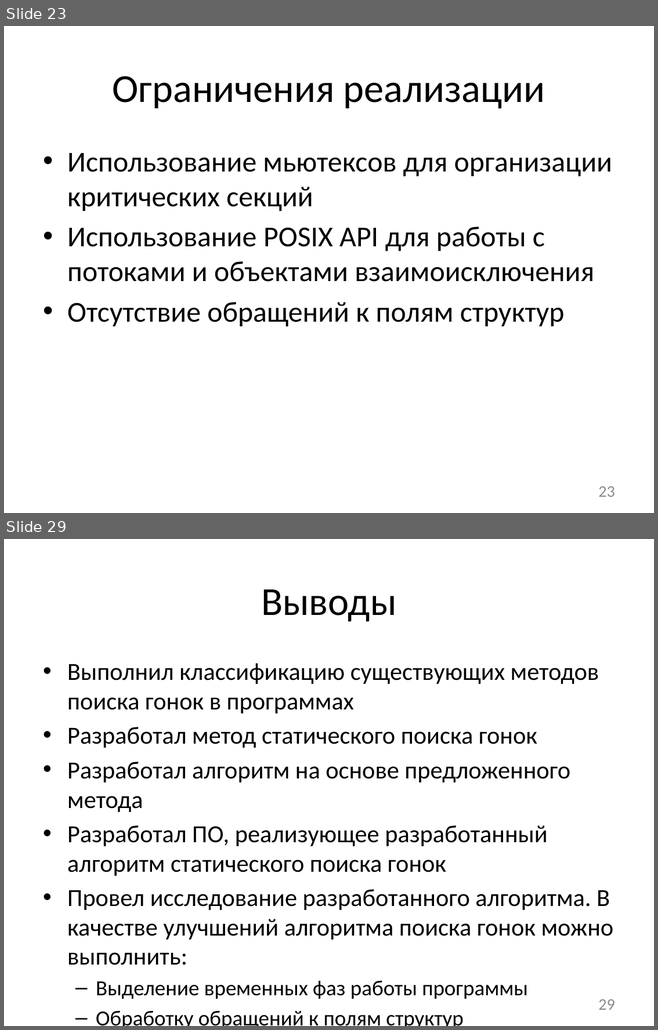
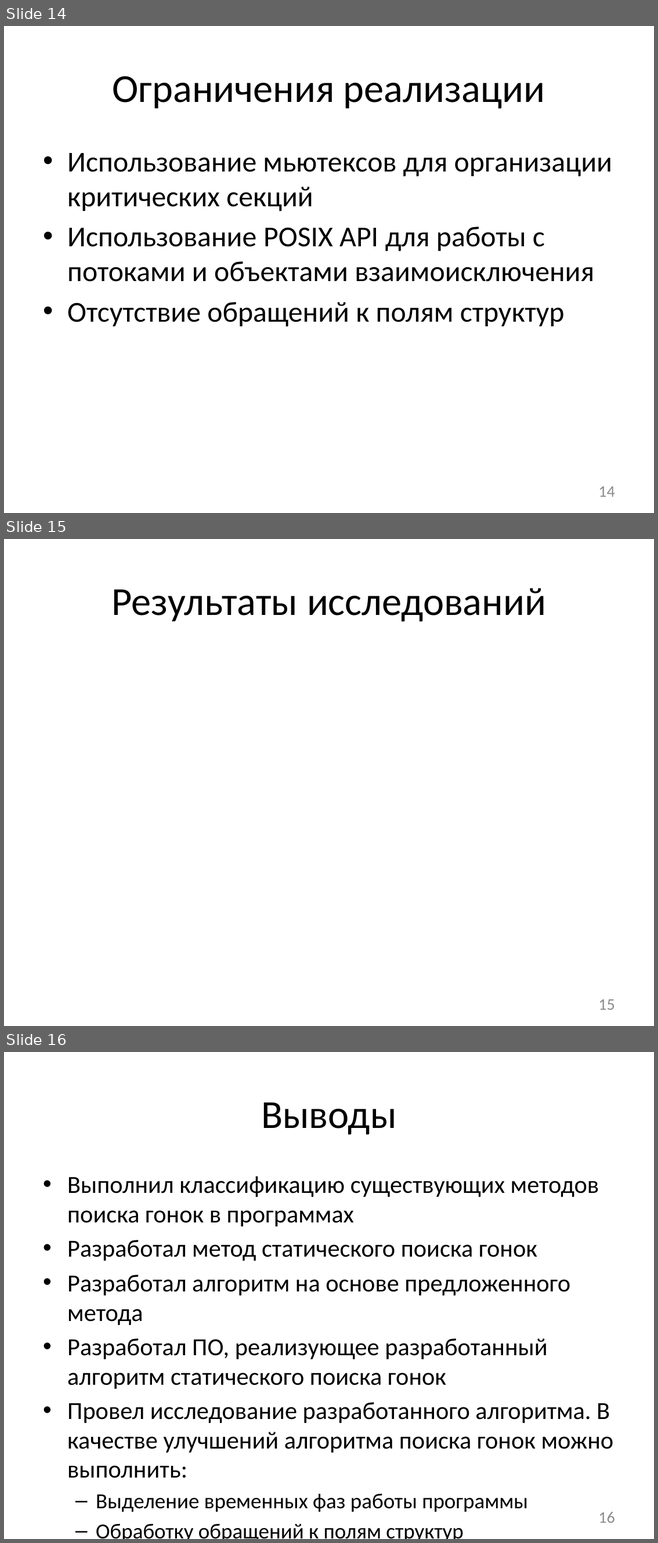
Before and after one commit to afrolovskiy/diplom, a slide deck: presentations/diplom/static race detection.pptx. Shown one above the other, each under a label of ours: slides 23 and 29 before the commit, slides 14, 15 and 16 after it; the slides between them are not shown. The pictures are 658x1030 and 658x1543 pixels, drawn with LibreOffice and Linux fonts; fonts in the diff are those of the drawing. Boxes give left, top, right and bottom in pixels: in the first picture for what was removed or moved away, otherwise in the second. Text is boxed around its words. In the diff, an @@ line names an element or a change of style, - is before the commit and + after.

```diff
--- a/presentations/diplom/static race detection.pptx
+++ b/presentations/diplom/static race detection.pptx
@@ slide 15 added at box(4, 539, 654, 1026), background #FFFFFF @@
@@ title added at box(111, 588, 546, 622), 44 pt, text #000000 @@
+Результаты исследований
@@ page number added at box(598, 1000, 614, 1010), 18 pt, text #8C8C8C @@
+15
@@ what was slide 23 is now slide 14 @@
@@ page number at box(598, 487, 614, 497): text changed @@
-23
+14
@@ what was slide 29 is now slide 16 @@
@@ page number at box(598, 1512, 614, 1523): text changed @@
-29
+16
```
Also in this commit, not shown: 1 slide changed, 14 slides removed, 1 other file.
